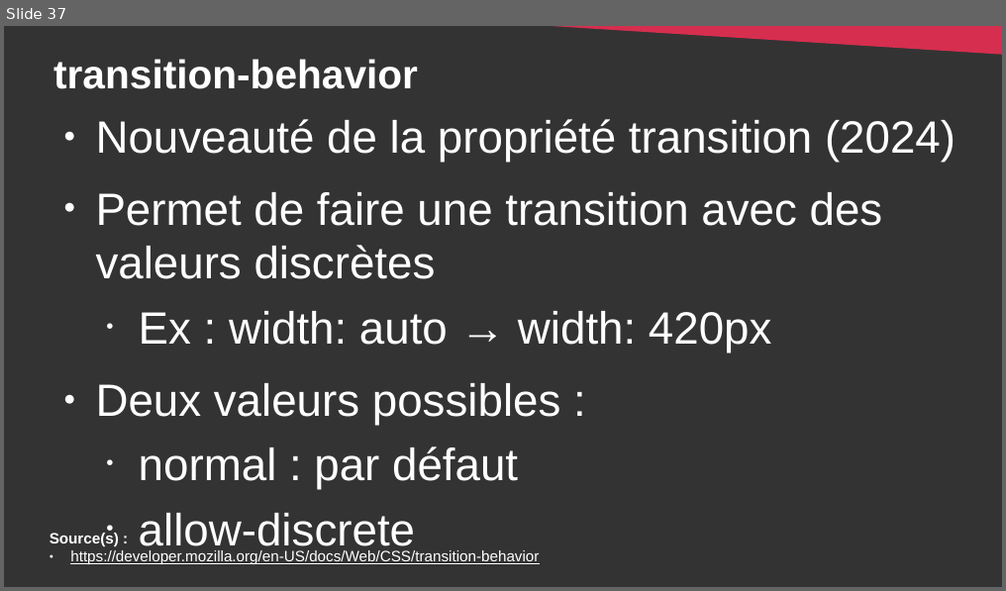
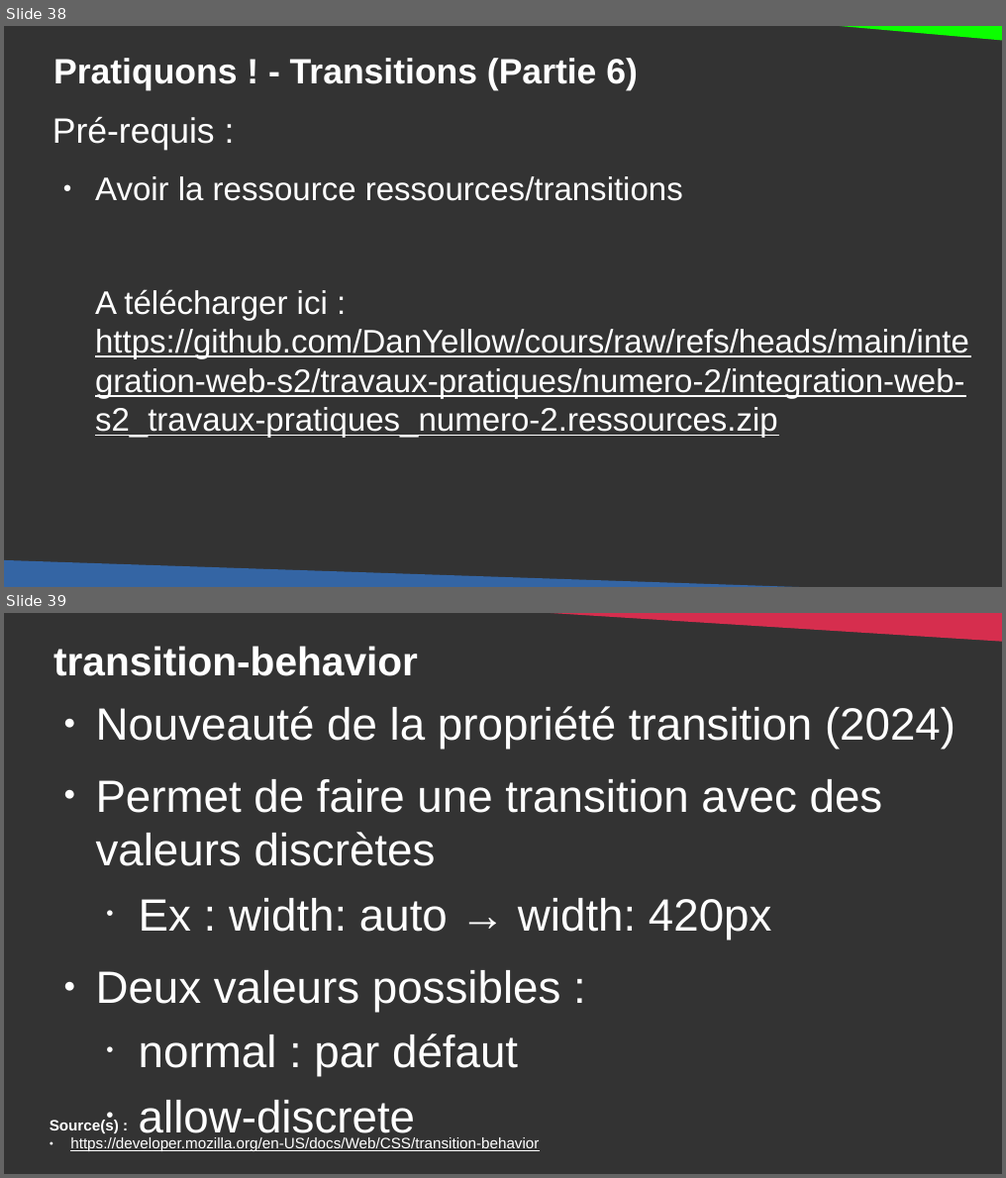
Before and after one commit to DanYellow/cours, a slide deck: integration-web-s2/travaux-pratiques/numero-2/presentation.odp. Shown one above the other, each under a label of ours: slide 37 before the commit, slides 38 and 39 after it. The pictures are 1006x591 and 1006x1178 pixels, drawn with LibreOffice and Linux fonts; fonts in the diff are those of the drawing. Boxes give left, top, right and bottom in pixels: in the first picture for what was removed or moved away, otherwise in the second. Text is boxed around its words. In the diff, an @@ line names an element or a change of style, - is before the commit and + after.

Commit message:
integration-web-s2@TP#2 - Update slides

```diff
--- a/integration-web-s2/travaux-pratiques/numero-2/presentation.odp
+++ b/integration-web-s2/travaux-pratiques/numero-2/presentation.odp
@@ slide 38 added at [4, 26, 1002, 587], background #333333 @@
@@ right triangle added at [794, 26, 1002, 41], fill #0BFF00 @@
@@ title added at [54, 58, 638, 90], 28 pt, text #FFFFFF, bold @@
+Pratiquons ! - Transitions (Partie 6)
@@ text added at [53, 117, 969, 438], 26 pt, text #FFFFFF, underline @@
+Pré-requis :
+● Avoir la ressource ressources/transitions
+A télécharger ici : https://github.com/DanYellow/cours/raw/refs/heads/main/integration-web-s2/travaux-pratiques/numero-2/integration-web-s2_travaux-pratiques_numero-2.ressources.zip
@@ right triangle added at [4, 561, 938, 587], fill #3465A4 @@
@@ what was slide 37 is now slide 39 @@
```
Also in this commit, not shown: 3 slides changed, 2 other slides added, 1 other file.
